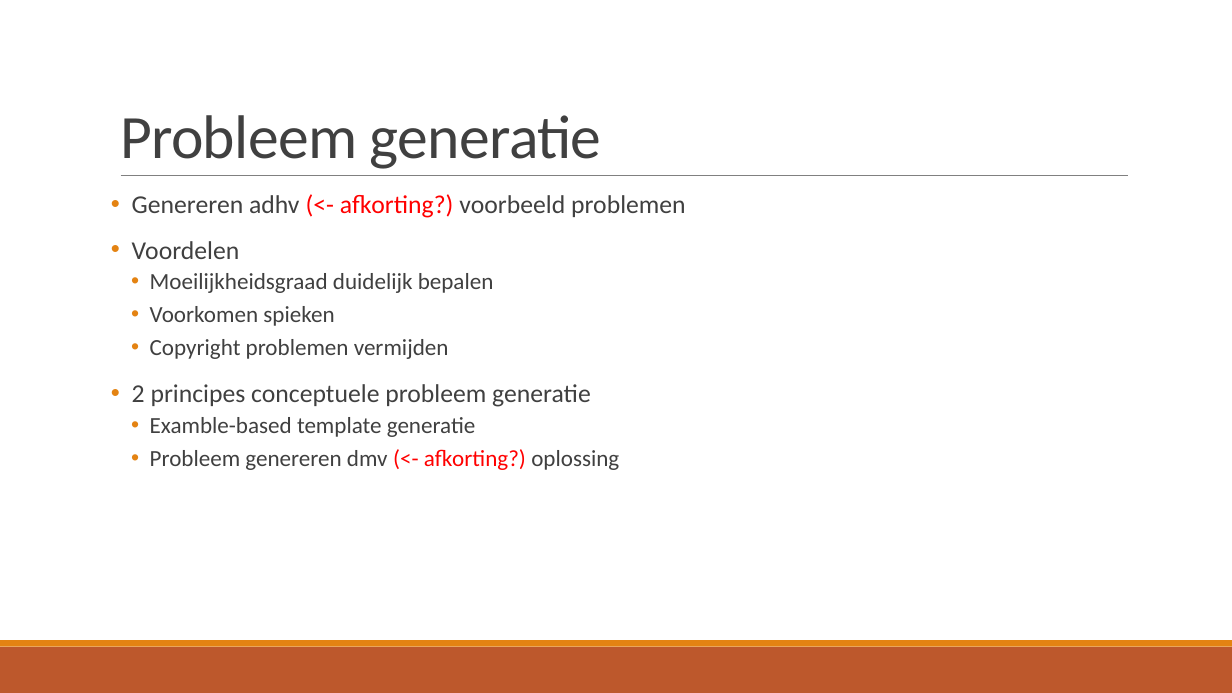
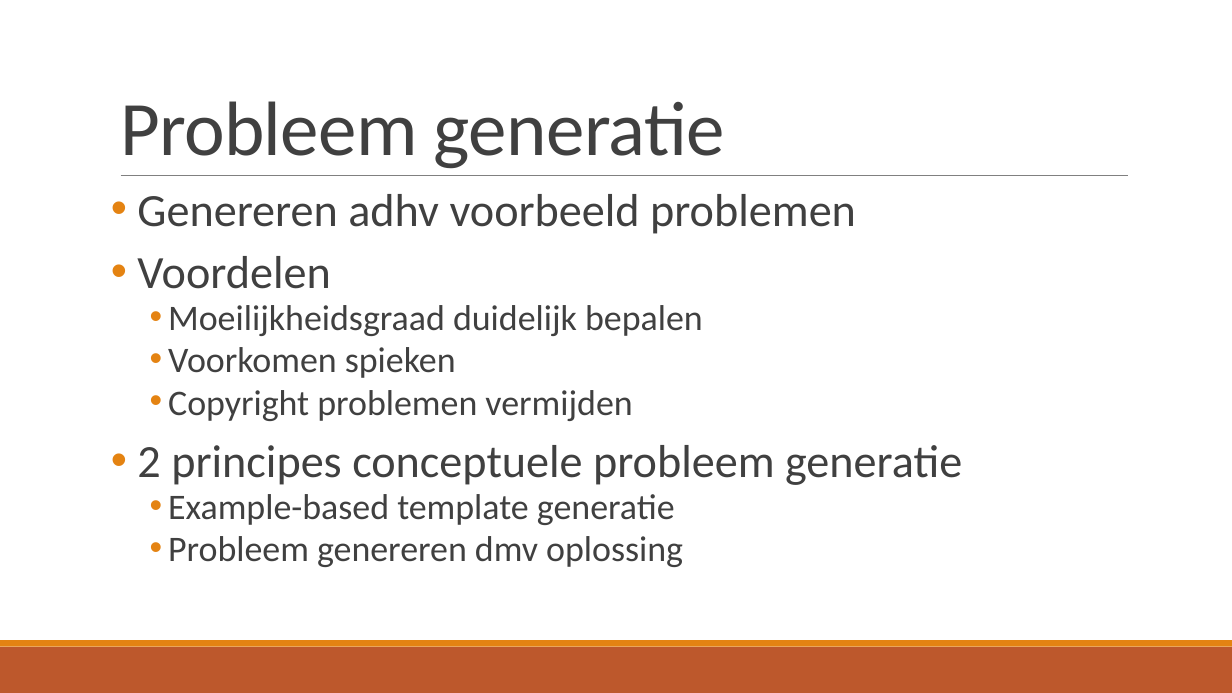
Before and after one commit to TomDeGroote/Bachelorproef, a slide deck: slide 8 of Opdracht 2/Literatuurstudie.pptx (slide 6 before the commit). Drawn at 1232x693 pixels with LibreOffice and Linux fonts; fonts in the diff are those of the drawing. Boxes give left, top, right and bottom in pixels: in the first picture for what was removed or moved away, otherwise in the second. Text is boxed around its words. In the diff, an @@ line names an element or a change of style, - is before the commit and + after.

```diff
--- a/Opdracht 2/Literatuurstudie.pptx
+++ b/Opdracht 2/Literatuurstudie.pptx
@@ title "Probleem generatie" at (x1=120, y1=101, x2=725, y2=169): size 48 to 60 pt @@
@@ text at (x1=137, y1=194, x2=856, y2=234): text changed; size 20 to 36 pt @@
-• Genereren adhv (<- afkorting?) voorbeeld problemen
+• Genereren adhv voorbeeld problemen
@@ text at (x1=137, y1=256, x2=962, y2=485): size 20 to 36 pt in "Voordelen", "2 principes conceptuele probleem generatie"; size 18 to 28 pt in "Moeilijkheidsgraad duidelijk bepalen", "Voorkomen spieken", "Copyright problemen vermijden"; line spacing 0.9 to 0.8; list level 2 to 3 in "Moeilijkheidsgraad duidelijk bepalen"; list level 2 to 3 in "Voorkomen spieken"; list level 2 to 3 in "Copyright problemen vermijden" @@
@@ text at (x1=168, y1=494, x2=683, y2=567): text changed; size 18 to 28 pt @@
-  • Examble-based template generatie
-  • Probleem genereren dmv (<- afkorting?) oplossing
+    • Example-based template generatie
+    • Probleem genereren dmv oplossing
```
Also in this commit, not shown: 19 other slides changed, 4 slides added, 5 slides removed.
